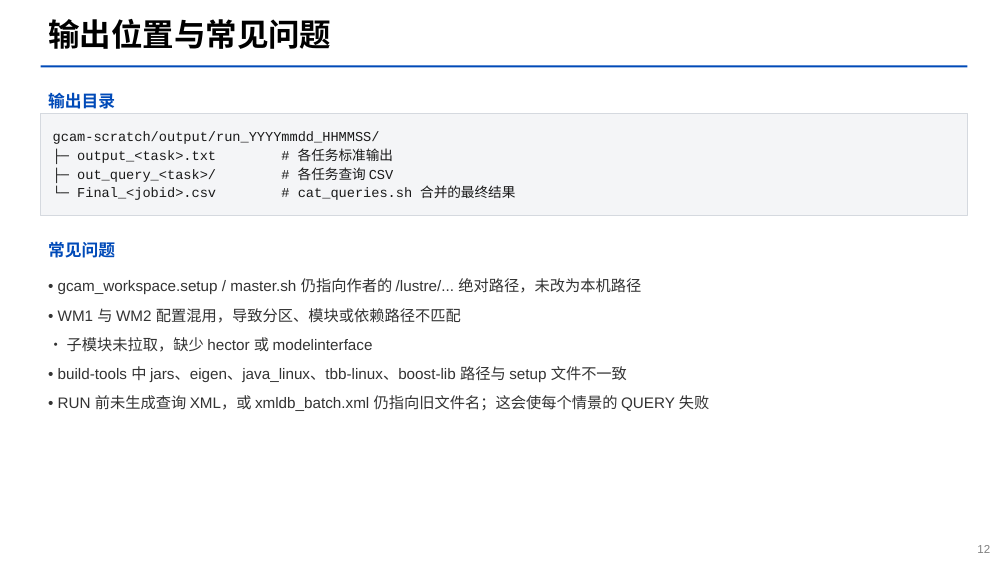
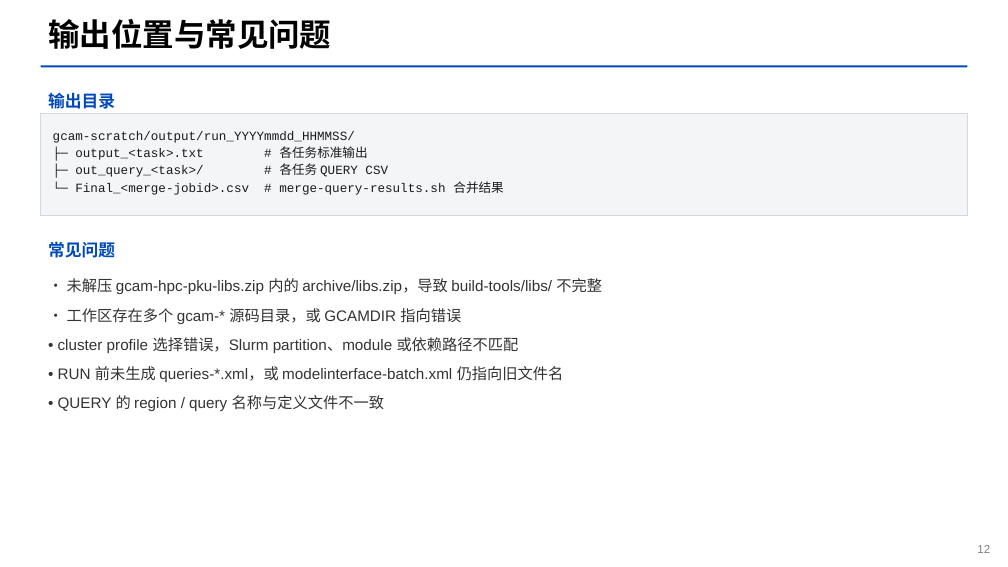
Before and after one commit to jerrysong0128/gcam-hpc-PKU, a slide deck: slide 12 of asset/tutorial/gcam-hpc-tutorial.pptx. Drawn at 1008x567 pixels with LibreOffice and Linux fonts; fonts in the diff are those of the drawing. Boxes give left, top, right and bottom in pixels: in the first picture for what was removed or moved away, otherwise in the second. Text is boxed around its words. In the diff, an @@ line names an element or a change of style, - is before the commit and + after.

```diff
--- a/asset/tutorial/gcam-hpc-tutorial.pptx
+++ b/asset/tutorial/gcam-hpc-tutorial.pptx
@@ text in rectangle at (53,131,368,160): size 13 to 12 pt in "gcam-scratch/output/run_YYYYmmdd_HHMMSS/", "├─ output_<task>.txt # 各任务标准输出" @@
@@ text in rectangle at (75,163,503,195): text changed; size 13 to 12 pt @@
-├─ out_query_<task>/ # 各任务查询 CSV
-└─ Final_<jobid>.csv # cat_queries.sh 合并的最终结果
+├─ out_query_<task>/ # 各任务 QUERY CSV
+└─ Final_<merge-jobid>.csv # merge-query-results.sh 合并结果
@@ text at (58,278,602,411): text changed @@
-• gcam_workspace.setup / master.sh 仍指向作者的 /lustre/... 绝对路径，未改为本机路径
-• WM1 与 WM2 配置混用，导致分区、模块或依赖路径不匹配
-• 子模块未拉取，缺少 hector 或 modelinterface
-• build-tools 中 jars、eigen、java_linux、tbb-linux、boost-lib 路径与 setup 文件不一致
-• RUN 前未生成查询 XML，或 xmldb_batch.xml 仍指向旧文件名；这会使每个情景的 QUERY 失败
+• 未解压 gcam-hpc-pku-libs.zip 内的 archive/libs.zip，导致 build-tools/libs/ 不完整
+• 工作区存在多个 gcam-* 源码目录，或 GCAMDIR 指向错误
+• cluster profile 选择错误，Slurm partition、module 或依赖路径不匹配
+• RUN 前未生成 queries-*.xml，或 modelinterface-batch.xml 仍指向旧文件名
+• QUERY 的 region / query 名称与定义文件不一致
```
Also in this commit, not shown: 10 other slides changed.
